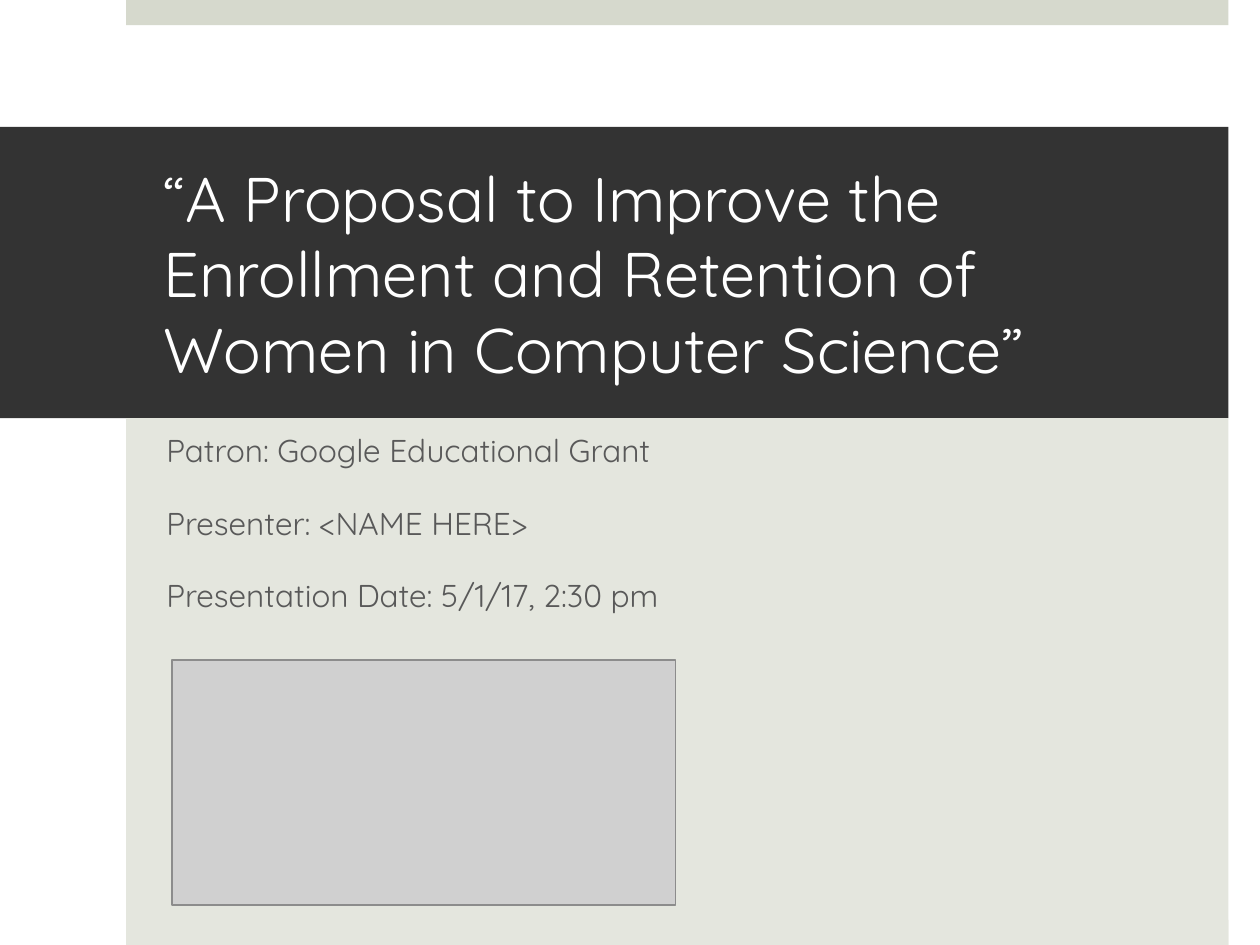
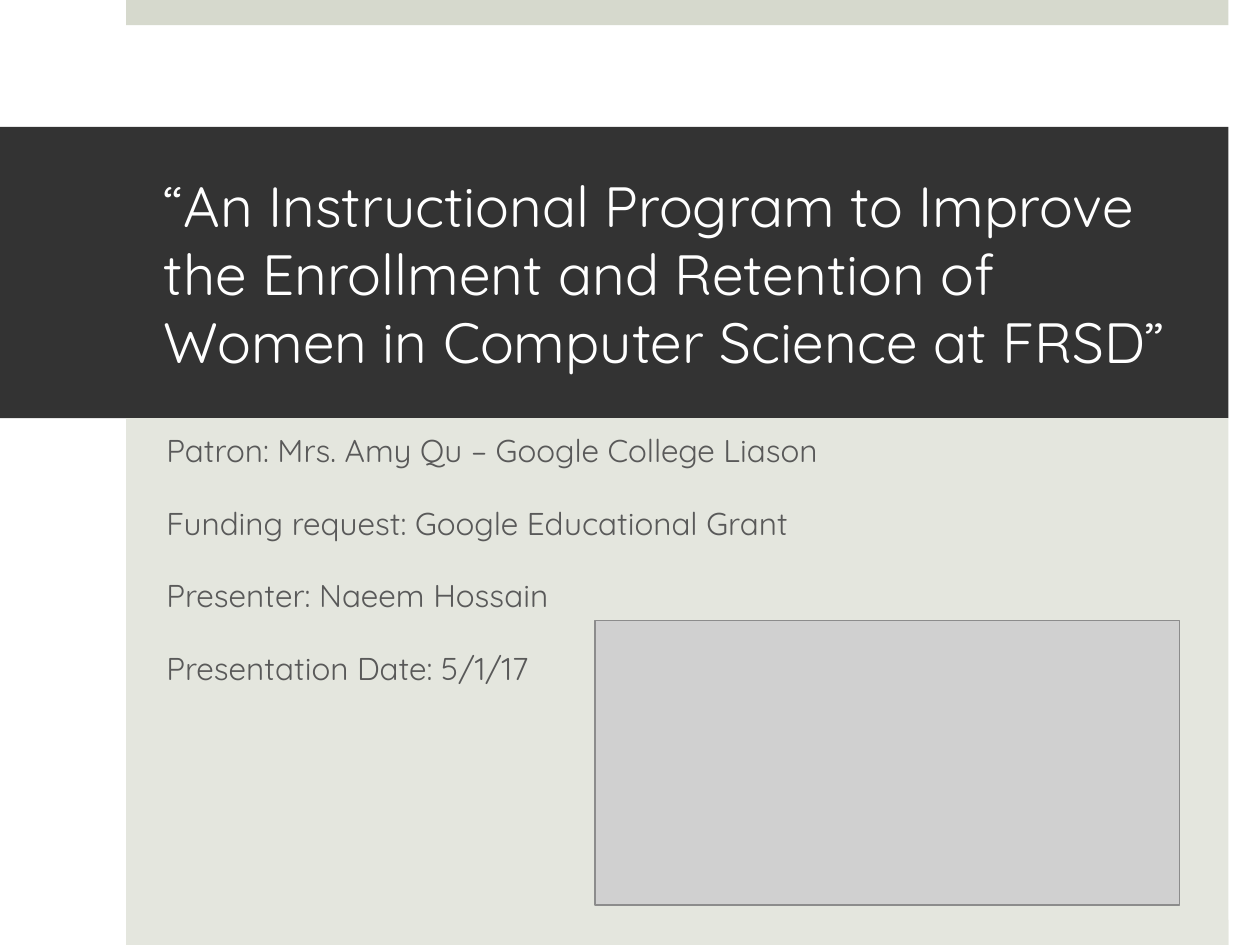
Before and after one commit to NaeemH/WomenInCS, a slide deck: slide 1 of Peer Review/NH_Peer_Review_Assignment_4.pptx. Drawn at 1260x945 pixels with LibreOffice and Linux fonts; fonts in the diff are those of the drawing; grey boxes stand for pictures. Boxes give left, top, right and bottom in pixels: in the first picture for what was removed or moved away, otherwise in the second. Text is boxed around its words. In the diff, an @@ line names an element or a change of style, - is before the commit and + after.

Commit message:
Final proposal is done

```diff
--- a/Peer Review/NH_Peer_Review_Assignment_4.pptx
+++ b/Peer Review/NH_Peer_Review_Assignment_4.pptx
@@ title at [164,185,1164,375]: text changed; size 36 to 32.4 pt @@
-“A Proposal to Improve the Enrollment and Retention of Women in Computer Science”
+“An Instructional Program to Improve the Enrollment and Retention of Women in Computer Science at FRSD”
@@ subtitle at [166,439,817,684]: text changed @@
-Patron: Google Educational Grant
-Presenter: <NAME HERE>
-Presentation Date: 5/1/17, 2:30 pm
+Patron: Mrs. Amy Qu – Google College Liason
+Funding request: Google Educational Grant
+Presenter: Naeem Hossain
+Presentation Date: 5/1/17
@@ picture: place and size @@
-picture at [173,660,677,906]
+picture at [595,620,1179,905]
```
Also in this commit, not shown: 11 other slides changed, 2 slides added, 3 other files.
